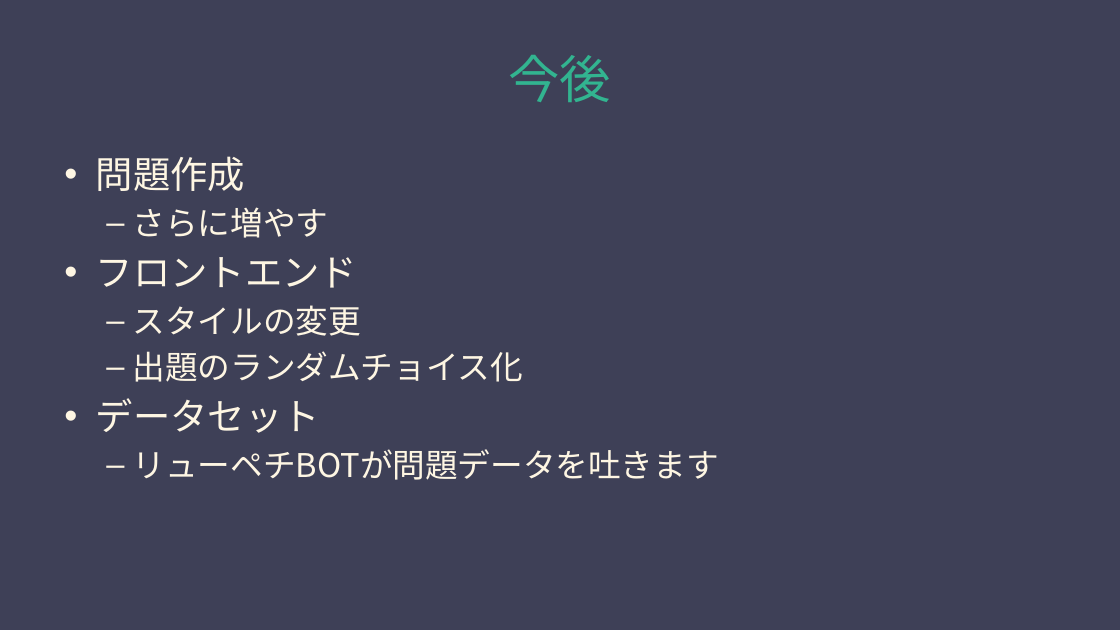
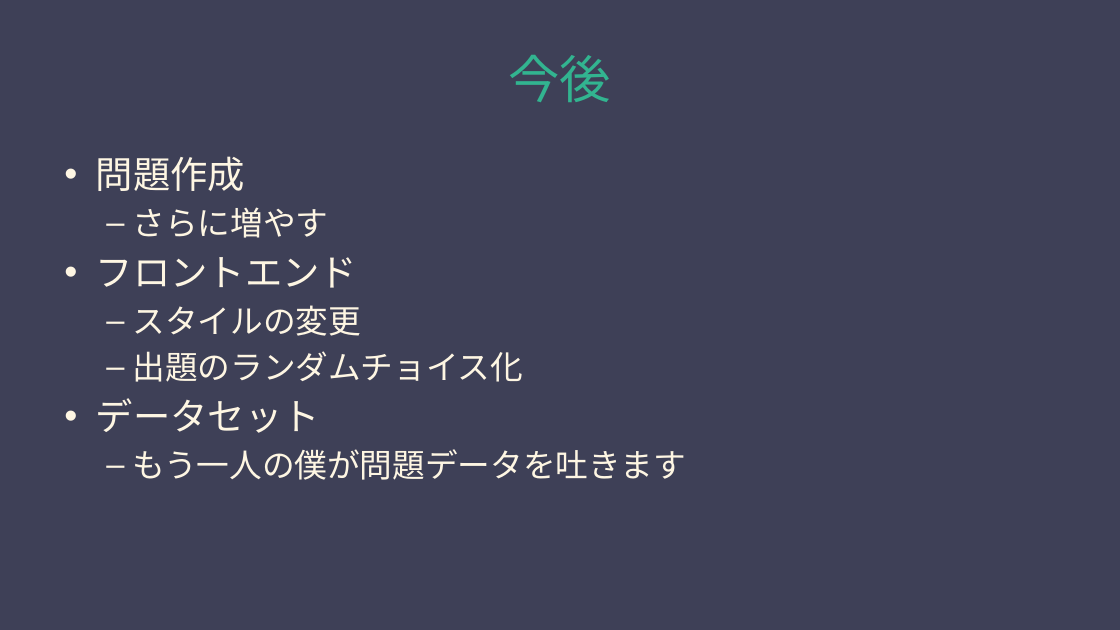
Before and after one commit to swkoubou/Hackathon-TeamB, a slide deck: slide 16 of TeamBスライド.pptx. Drawn at 1120x630 pixels with LibreOffice and Linux fonts; fonts in the diff are those of the drawing. Boxes give left, top, right and bottom in pixels: in the first picture for what was removed or moved away, otherwise in the second. Text is boxed around its words. In the diff, an @@ line names an element or a change of style, - is before the commit and + after.

Commit message:
修正

```diff
--- a/TeamBスライド.pptx
+++ b/TeamBスライド.pptx
@@ text at (133,449,687,480): text changed @@
-  – リューペチBOTが問題データを吐きます
+  – もう一人の僕が問題データを吐きます
```
